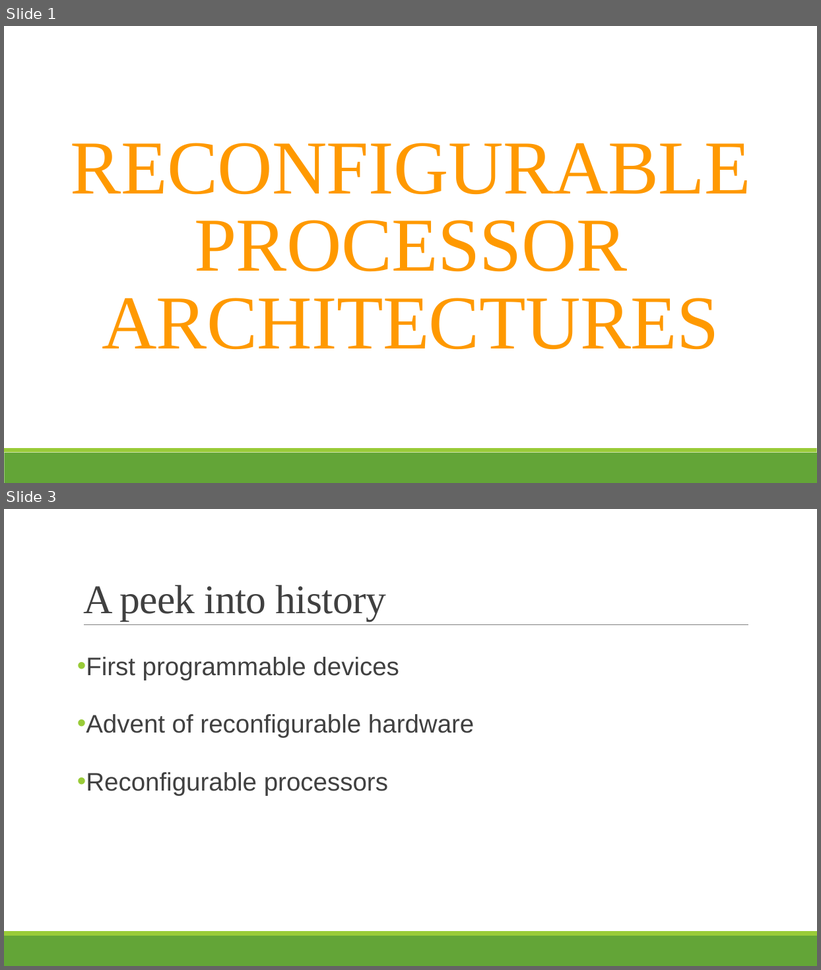
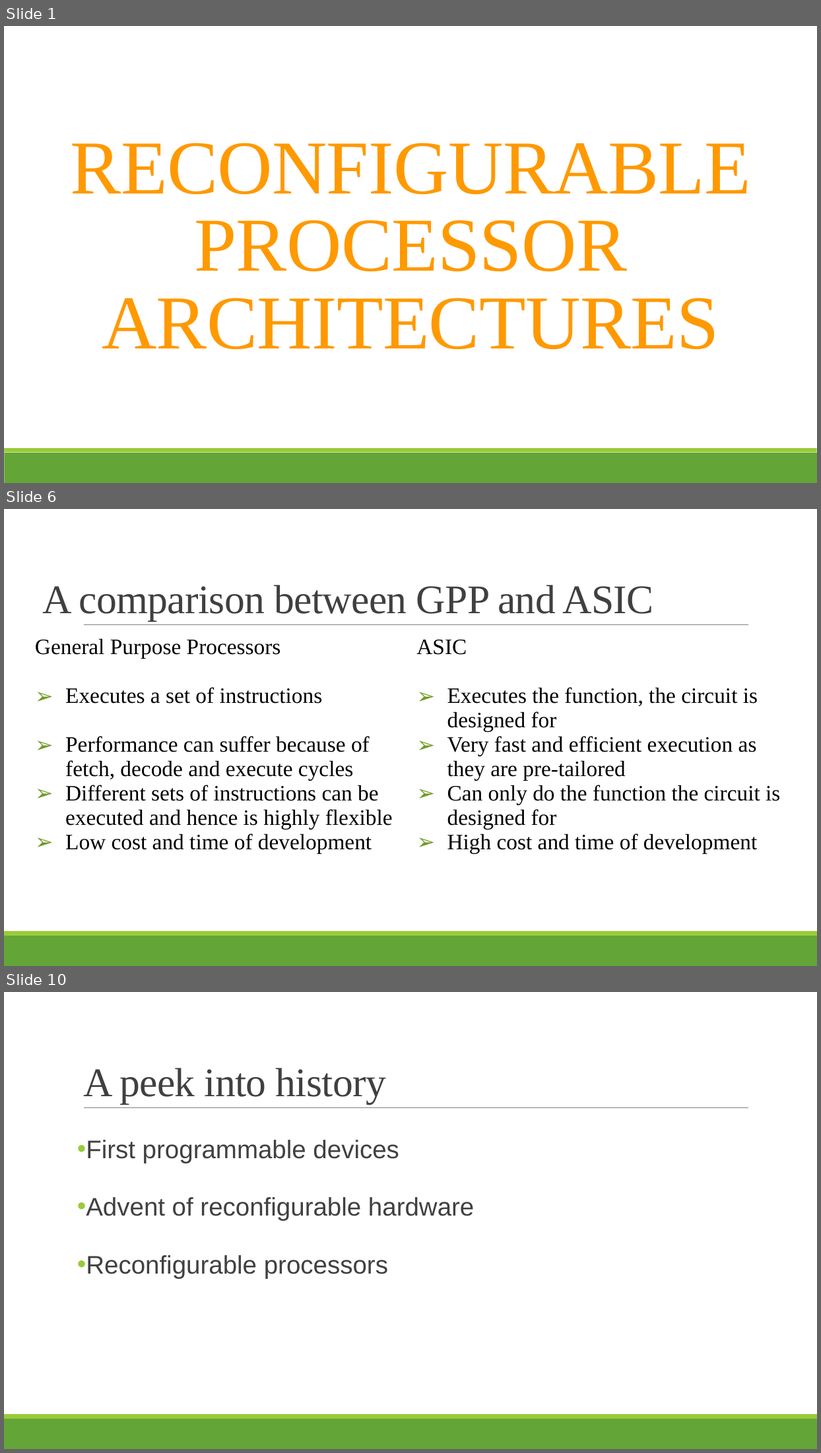
Before and after one commit to puthukkaden/Reconfigrable_Processor_Architecture, a slide deck: Presentation/Presentation1.pptx. Shown one above the other, each under a label of ours: slides 1 and 3 before the commit, slides 1, 6 and 10 after it; the slides between them are not shown. The pictures are 821x970 and 821x1453 pixels, drawn with LibreOffice and Linux fonts; fonts in the diff are those of the drawing. Boxes give left, top, right and bottom in pixels: in the first picture for what was removed or moved away, otherwise in the second. Text is boxed around its words. In the diff, an @@ line names an element or a change of style, - is before the commit and + after.

```diff
--- a/Presentation/Presentation1.pptx
+++ b/Presentation/Presentation1.pptx
@@ slide 6 added at (4,509,817,966), background #FFFFFF; not listed: 3 template elements that a slide beside it also shows @@
@@ title added at (43,585,654,621), 48 pt, text #404040 @@
+A comparison between GPP and ASIC
@@ table added at (29,632,793,902), 1 rows, 2 columns @@
+General Purpose Processors / Executes a set of instructions / Performance can suffer because of fetch, decode and execute cycles / Different sets of instructions can be executed and hence is highly flexible / Low cost and time of development | ASIC / Executes the function, the circuit is designed for / Very fast and efficient execution as they are pre-tailored / Can only do the function the circuit is designed for / High cost and time of development
@@ what was slide 3 is now slide 10 @@
```
Also in this commit, not shown: 7 slides changed, 17 other slides added, 1 slide removed, 7 other files.
